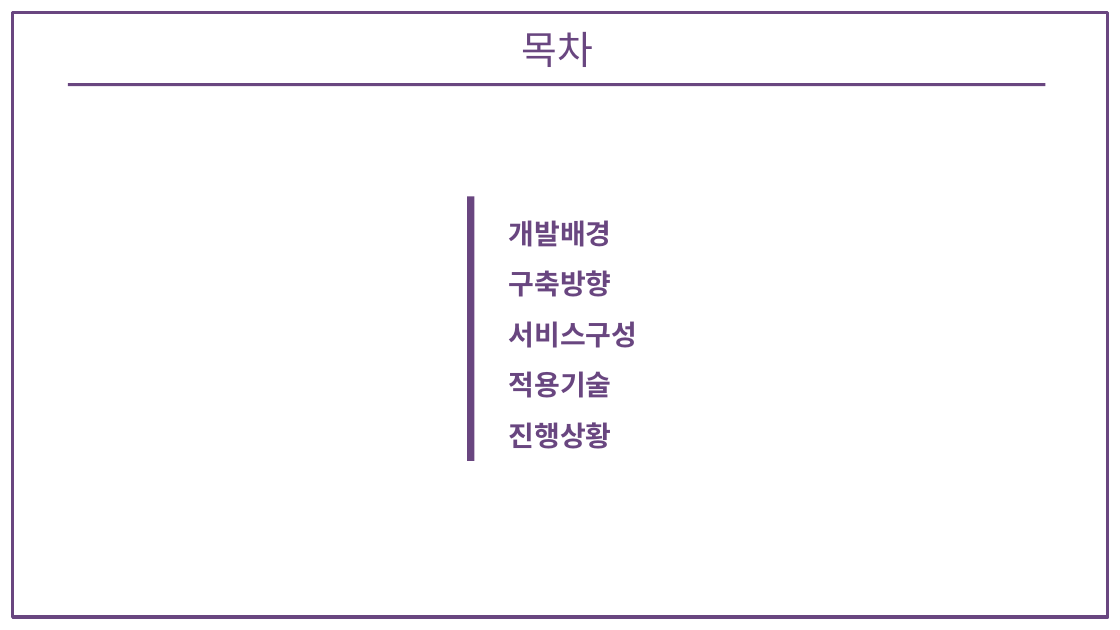
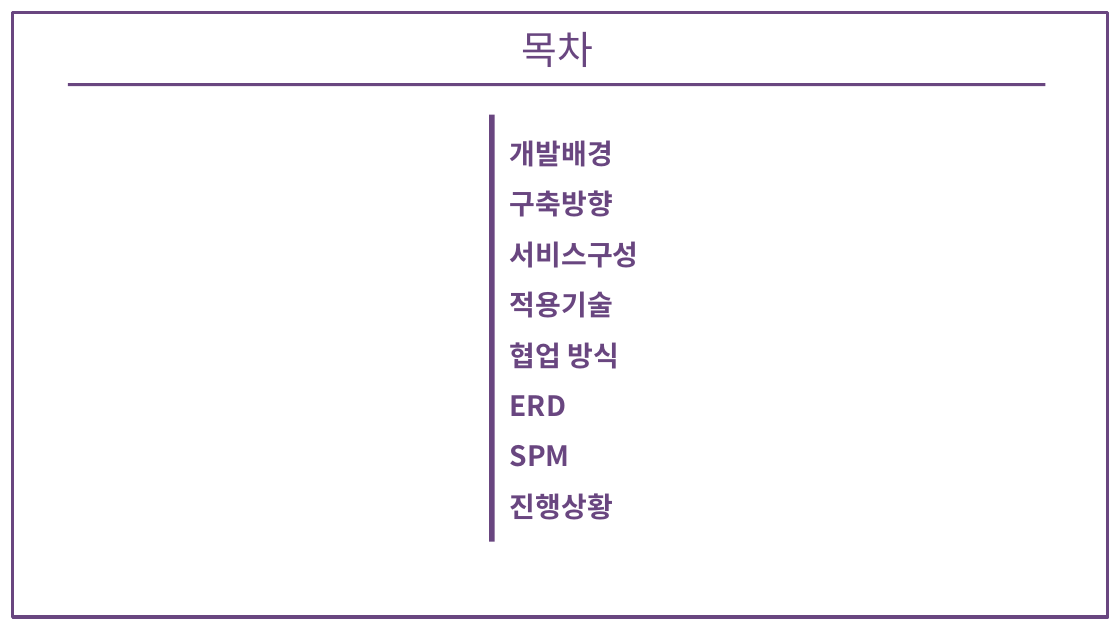
Before and after one commit to bitnarii/YMPM, a slide deck: slide 3 of 기획서/5조 Fit-back.pptx. Drawn at 1120x630 pixels with LibreOffice and Linux fonts; fonts in the diff are those of the drawing. Boxes give left, top, right and bottom in pixels: in the first picture for what was removed or moved away, otherwise in the second. Text is boxed around its words. In the diff, an @@ line names an element or a change of style, - is before the commit and + after.

Commit message:
기획서 피피티 목차 수정

```diff
--- a/기획서/5조 Fit-back.pptx
+++ b/기획서/5조 Fit-back.pptx
@@ rectangle: place and size @@
-rectangle at (467,197,474,461)
+rectangle at (489,115,494,542)
@@ text "개발배경": place and size @@
-text "개발배경" at (509,220,638,449)
+text "개발배경" at (510,140,639,520)
@@ text at (510,342,620,467): paragraphs added @@
+협업 방식
+ERD
+SPM
```
